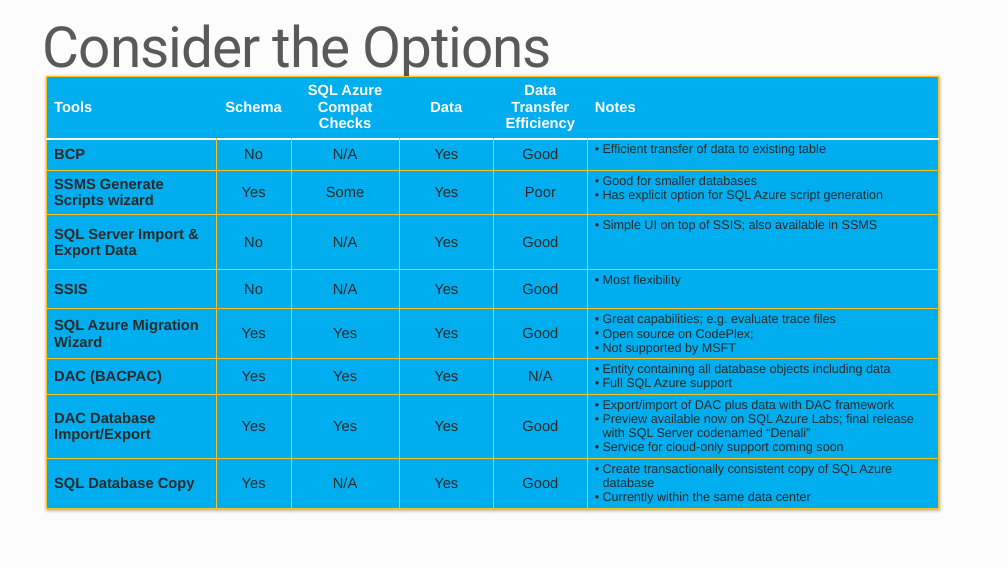
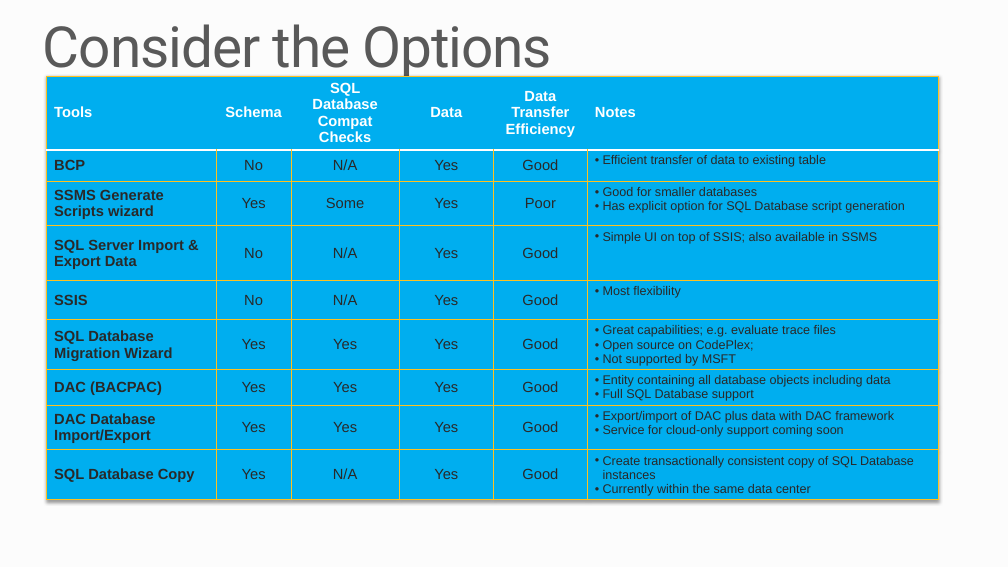
Before and after one commit to tanleittl/PRESENTATION-SQLDatabaseMigration, a slide deck: slide 20 of SQLDatabaseMigration.pptx (slide 21 before the commit). Drawn at 1008x567 pixels with LibreOffice and Linux fonts; fonts in the diff are those of the drawing; background and template pictures are left out. Boxes give left, top, right and bottom in pixels: in the first picture for what was removed or moved away, otherwise in the second. Text is boxed around its words. In the diff, an @@ line names an element or a change of style, - is before the commit and + after.

```diff
--- a/SQLDatabaseMigration.pptx
+++ b/SQLDatabaseMigration.pptx
@@ table at box(47, 76, 938, 513) @@
-row 1, column 3: SQL Azure Compat Checks
+row 1, column 3: SQL Database Compat Checks
-row 3, column 6: Good for smaller databases / Has explicit option for SQL Azure script generation
+row 3, column 6: Good for smaller databases / Has explicit option for SQL Database script generation
-row 6, column 1: SQL Azure Migration Wizard
+row 6, column 1: SQL Database Migration Wizard
-row 7, column 5: N/A
+row 7, column 5: Good
-row 7, column 6: Entity containing all database objects including data / Full SQL Azure support
+row 7, column 6: Entity containing all database objects including data / Full SQL Database support
-row 8, column 6: Export/import of DAC plus data with DAC framework / Preview available now on SQL Azure Labs; final release with SQL Server codenamed “Denali” / Service for cloud-only support coming soon
+row 8, column 6: Export/import of DAC plus data with DAC framework / Service for cloud-only support coming soon
-row 9, column 6: Create transactionally consistent copy of SQL Azure database / Currently within the same data center
+row 9, column 6: Create transactionally consistent copy of SQL Database instances / Currently within the same data center
```
Also in this commit, not shown: 6 other slides changed, 5 slides added, 6 slides removed.
